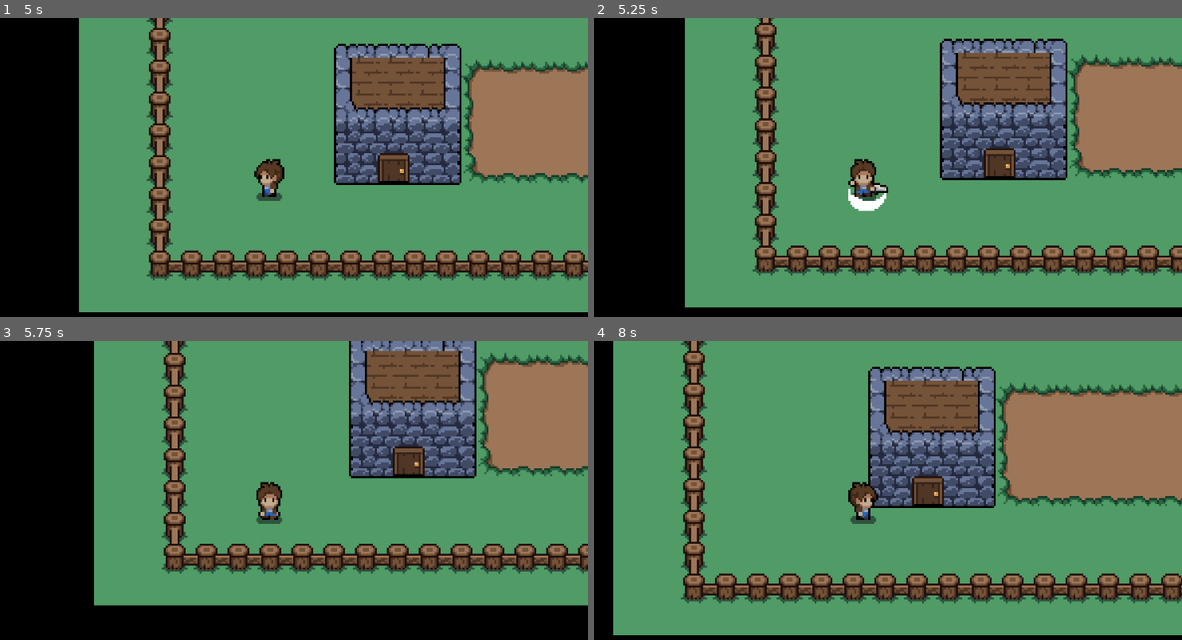
Above: before the commit, frames 1-4 (two rows, left to right).
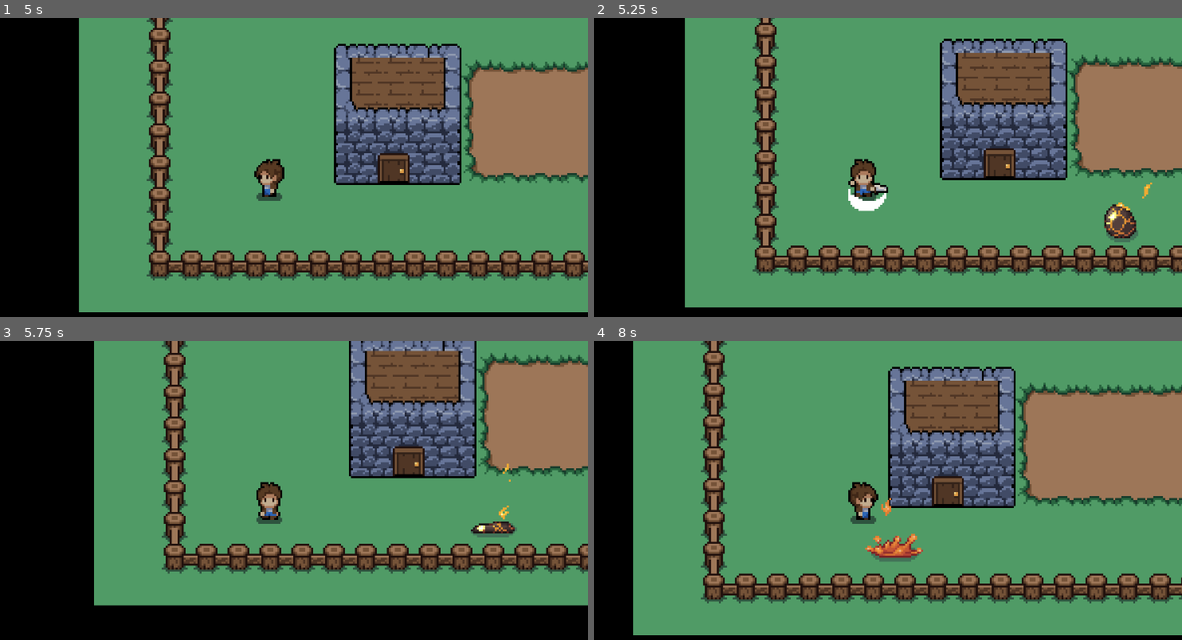
Above: after the commit, the same moments.

Repository: DanielBenderSantos/TheLostDungeons
Game: Godot game, scene res://levels/scenes/test_level.tscn
Same seed, same stepped clock (60 frames per second), same inputs: the game is played once before the commit and once after it. This scene is started directly instead of the project's main scene.
Inputs (mouse positions are in pixels of both pictures, inside the frame that each line leads up to):
- Up to frame 1 (5 s): move the mouse to (411, 179) at 0.52 s; hold D (move_right) 0.53-1.28 s; click (411, 179) at 0.6 s; move the mouse to (141, 215) at 1.27 s; hold S (move_down) 1.28-2.03 s; click (141, 215) at 1.35 s; move the mouse to (335, 119) at 2.02 s; hold D (move_right) 2.03-2.78 s; click (335, 119) at 2.1 s; move the mouse to (235, 269) at 2.77 s; hold W (move_up) 2.78-3.53 s; click (235, 269) at 2.85 s; move the mouse to (458, 251) at 3.52 s; hold A (move_left) from 3.53 s (still down); click (458, 251) at 3.6 s; move the mouse to (76, 143) at 4.27 s; click (76, 143) at 4.35 s
- Up to frame 2 (5.25 s): move the mouse to (893, 197) at 5.02 s; release A (move_left) at 5.03 s; hold S (move_down) from 5.03 s (still down); click (893, 197) at 5.1 s
- Up to frame 3 (5.75 s): keep holding S (move_down)
- Up to frame 4 (8 s): move the mouse to (770, 430) at 5.77 s; release S (move_down) at 5.78 s; hold D (move_right) 5.78-6.53 s; click (770, 430) at 5.85 s; move the mouse to (1005, 502) at 6.52 s; hold W (move_up) 6.53-7.28 s; click (1005, 502) at 6.6 s; move the mouse to (735, 538) at 7.27 s; hold D (move_right) from 7.28 s (still down); click (735, 538) at 7.35 s

Frame 1 is identical in both runs. In frame 2, 0.6% of the frame differs, in the area x 86-95%, y 55-75%; in frame 3, 0.4%; in frame 4, 25%, in the area x 3-100%, y 0-99%.

Commit message:
criação do spawner

Diff:
--- a/character/scenes/slimeDeFogo.tscn
+++ b/character/scenes/slimeDeFogo.tscn
@@ -2,6 +2,36 @@
 
 [ext_resource type="Script" uid="uid://bxnmc0pa3ydgq" path="res://character/scripts/slime_de_fogo.gd" id="1_m2v2v"]
 [ext_resource type="Texture2D" uid="uid://smr1fg00cong" path="res://character/assets/SlimeDeFogo.png" id="2_rbgpr"]
+
+[sub_resource type="Animation" id="Animation_dw76a"]
+length = 0.001
+tracks/0/type = "value"
+tracks/0/imported = false
+tracks/0/enabled = true
+tracks/0/path = NodePath("Texture:frame")
+tracks/0/interp = 1
+tracks/0/loop_wrap = true
+tracks/0/keys = {
+"times": PackedFloat32Array(0),
+"transitions": PackedFloat32Array(1),
+"update": 1,
+"values": [0]
+}
+
+[sub_resource type="Animation" id="Animation_rbgpr"]
+resource_name = "death"
+tracks/0/type = "value"
+tracks/0/imported = false
+tracks/0/enabled = true
+tracks/0/path = NodePath("Texture:frame")
+tracks/0/interp = 1
+tracks/0/loop_wrap = true
+tracks/0/keys = {
+"times": PackedFloat32Array(0, 0.1, 0.2, 0.3, 0.4, 0.5, 0.6, 0.7, 0.8, 0.9),
+"transitions": PackedFloat32Array(1, 1, 1, 1, 1, 1, 1, 1, 1, 1),
+"update": 1,
+"values": [80, 81, 82, 83, 84, 85, 86, 87, 88, 89]
+}
 
 [sub_resource type="Animation" id="Animation_3i7k6"]
 resource_name = "idle"
@@ -20,21 +50,6 @@
 "values": [0, 1, 2, 3, 4, 5]
 }
 
-[sub_resource type="Animation" id="Animation_dw76a"]
-length = 0.001
-tracks/0/type = "value"
-tracks/0/imported = false
-tracks/0/enabled = true
-tracks/0/path = NodePath("Texture:frame")
-tracks/0/interp = 1
-tracks/0/loop_wrap = true
-tracks/0/keys = {
-"times": PackedFloat32Array(0),
-"transitions": PackedFloat32Array(1),
-"update": 1,
-"values": [0]
-}
-
 [sub_resource type="Animation" id="Animation_m2v2v"]
 resource_name = "walk"
 length = 0.8
@@ -50,21 +65,6 @@
 "transitions": PackedFloat32Array(1, 1, 1, 1, 1, 1, 1, 1),
 "update": 1,
 "values": [70, 71, 72, 73, 74, 75, 76, 77]
-}
-
-[sub_resource type="Animation" id="Animation_rbgpr"]
-resource_name = "death"
-tracks/0/type = "value"
-tracks/0/imported = false
-tracks/0/enabled = true
-tracks/0/path = NodePath("Texture:frame")
-tracks/0/interp = 1
-tracks/0/loop_wrap = true
-tracks/0/keys = {
-"times": PackedFloat32Array(0, 0.1, 0.2, 0.3, 0.4, 0.5, 0.6, 0.7, 0.8, 0.9),
-"transitions": PackedFloat32Array(1, 1, 1, 1, 1, 1, 1, 1, 1, 1),
-"update": 1,
-"values": [80, 81, 82, 83, 84, 85, 86, 87, 88, 89]
 }
 
 [sub_resource type="AnimationLibrary" id="AnimationLibrary_qkknr"]
--- a/character/scripts/slime_de_fogo.gd
+++ b/character/scripts/slime_de_fogo.gd
@@ -11,7 +11,6 @@
 
 func _on_detection_area_body_entered(_body) -> void:
 	if _body.is_in_group("character"):
-		print("Player detectado!")
 		_player_ref = _body
 
 
--- /dev/null
+++ b/character/scripts/slime_spawner.gd
@@ -0,0 +1,21 @@
+extends Node2D
+
+@export var slime_scene: PackedScene
+@export var spawn_timer: float = 5.0
+
+func _ready():
+	spawn_slime()
+	start_timer()
+
+func start_timer():
+	var timer = Timer.new()
+	timer.wait_time = spawn_timer
+	timer.one_shot = false
+	timer.connect("timeout", Callable(self, "spawn_slime"))
+	add_child(timer)
+	timer.start()
+
+func spawn_slime():
+	var slime = slime_scene.instantiate()
+	slime.global_position = self.global_position
+	get_parent().add_child(slime)
--- a/levels/scenes/test_level.tscn
+++ b/levels/scenes/test_level.tscn
@@ -7,6 +7,7 @@
 [ext_resource type="PackedScene" uid="uid://dunayucbq1u35" path="res://components/scenes/door_component.tscn" id="5_7inod"]
 [ext_resource type="PackedScene" uid="uid://b8h0a6j8vm0yt" path="res://character/scenes/slime.tscn" id="6_lo8o4"]
 [ext_resource type="PackedScene" uid="uid://j54r0o6xxebu" path="res://character/scenes/slimeDeFogo.tscn" id="7_1rm5t"]
+[ext_resource type="Script" uid="uid://drrd8slcike78" path="res://character/scripts/slime_spawner.gd" id="8_rxat5"]
 
 [node name="Level" type="Node2D"]
 
@@ -42,7 +43,12 @@
 layer_0/tile_data = PackedInt32Array(589830, 0, 5, -131052, 0, 5, 393248, 524288, 6, 36, 524288, 6, 720908, 655360, 7, 393236, 655360, 7, 393227, 0, 1, -65531, 0, 1, -327674, 0, 1, 327688, 0, 0, -655328, 0, 5, -655349, 0, 5, -720875, 327680, 0, 983077, 0, 1, 1048617, 0, 1, 1048614, 0, 1)
 
 [node name="Slime" parent="YSort" instance=ExtResource("6_lo8o4")]
-position = Vector2(192, 296)
+position = Vector2(333, 59)
 
-[node name="Slime2" parent="YSort" instance=ExtResource("7_1rm5t")]
-position = Vector2(51, 115)
+[node name="SlimeDeFogo" parent="YSort" instance=ExtResource("7_1rm5t")]
+position = Vector2(73, 54)
+
+[node name="SlimeSpawner" type="Node2D" parent="YSort"]
+position = Vector2(117, 310)
+script = ExtResource("8_rxat5")
+slime_scene = ExtResource("7_1rm5t")
Not shown, added: character/scripts/slime_spawner.gd.uid
Not shown: 1 places in levels/scenes/test_level.tscn that only renumber resources
